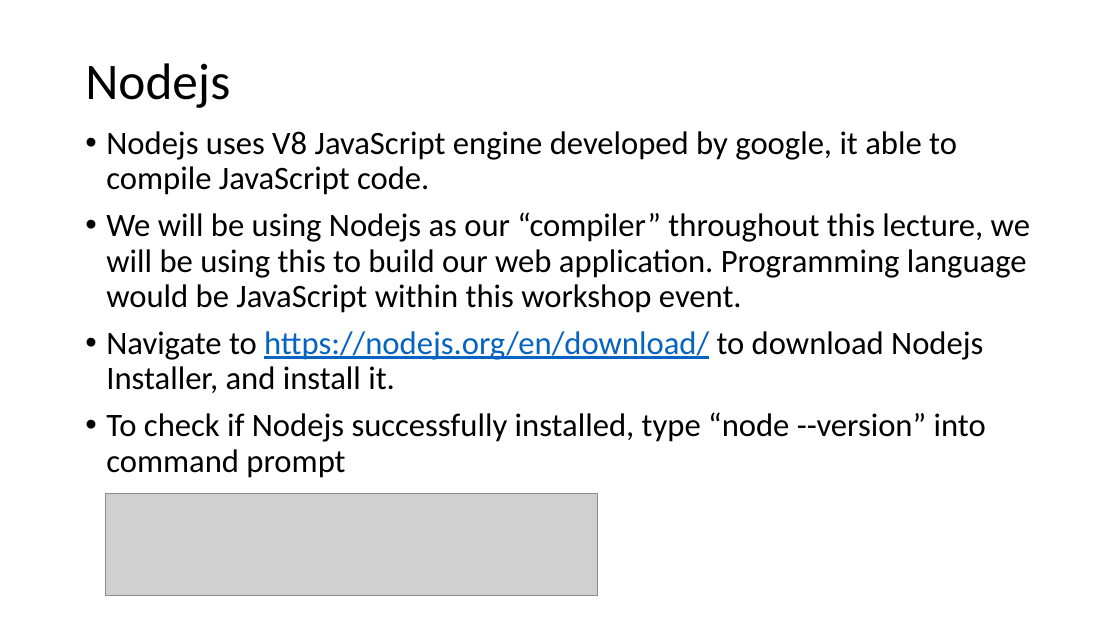
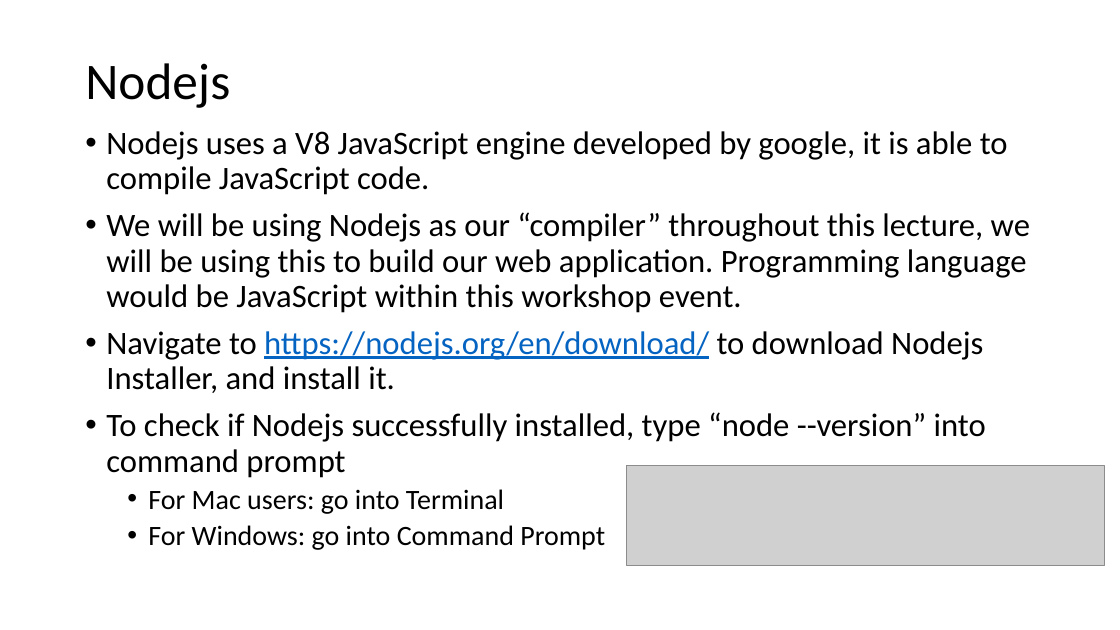
Before and after one commit to honching0316/SASE_WebApplication_Calculator, a slide deck: slide 4 of SASE_Technique_Workshop.pptx. Drawn at 1120x630 pixels with LibreOffice and Linux fonts; fonts in the diff are those of the drawing; grey boxes stand for pictures. Boxes give left, top, right and bottom in pixels: in the first picture for what was removed or moved away, otherwise in the second. Text is boxed around its words. In the diff, an @@ line names an element or a change of style, - is before the commit and + after.

```diff
--- a/SASE_Technique_Workshop.pptx
+++ b/SASE_Technique_Workshop.pptx
@@ text at box(106, 131, 1008, 195): text changed @@
-• Nodejs uses V8 JavaScript engine developed by google, it able to compile JavaScript code.
+• Nodejs uses a V8 JavaScript engine developed by google, it is able to compile JavaScript code.
@@ picture: place and size @@
-picture at box(106, 494, 597, 597)
+picture at box(627, 466, 1105, 565)
@@ text at box(148, 489, 605, 550): paragraphs added @@
+  • For Mac users: go into Terminal
+  • For Windows: go into Command Prompt
```
Also in this commit, not shown: 11 other slides changed.
